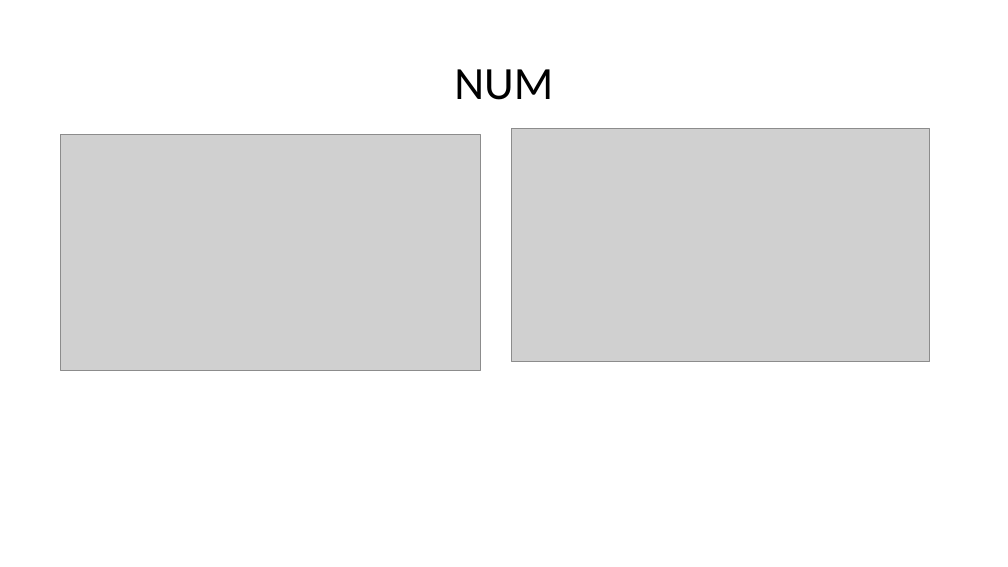
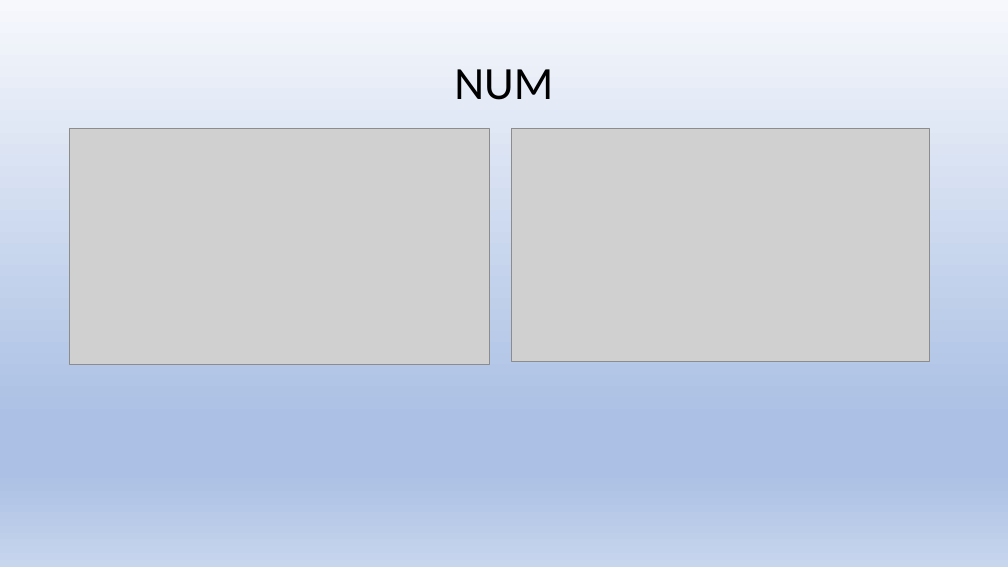
Before and after one commit to stevester94/CSC201_Project, a slide deck: slide 18 of Project2.pptx. Drawn at 1008x567 pixels with LibreOffice and Linux fonts; fonts in the diff are those of the drawing; grey boxes stand for pictures. Boxes give left, top, right and bottom in pixels: in the first picture for what was removed or moved away, otherwise in the second. Text is boxed around its words. In the diff, an @@ line names an element or a change of style, - is before the commit and + after.

```diff
--- a/Project2.pptx
+++ b/Project2.pptx
@@ background #FFFFFF to gradient #F6F8FC to #ABC0E4 to #C7D5ED @@
@@ picture moved from (x1=60, y1=135, x2=480, y2=371) to (x1=70, y1=129, x2=489, y2=364) @@
```
Also in this commit, not shown: 25 other slides changed.
